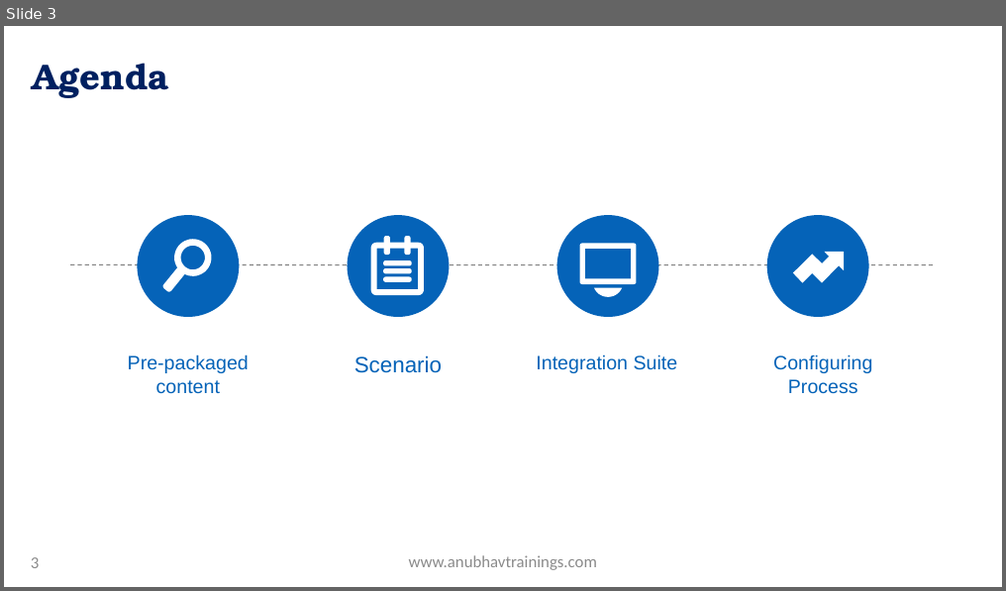
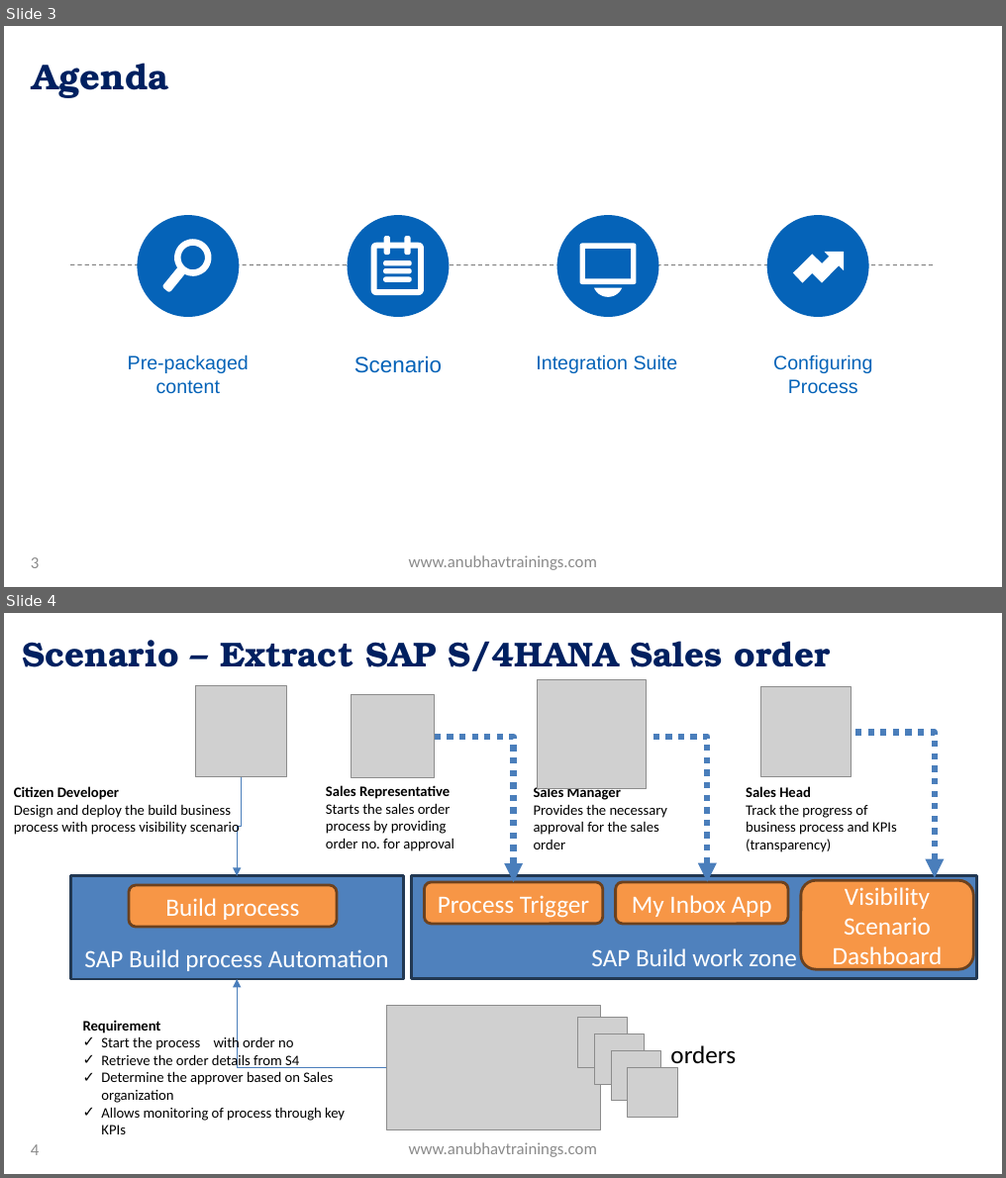
Before and after one commit to soyuztechnologies/SAP_Build_End_to_End, a slide deck: Day 18/SAP Build Training Day 18.pptx. Shown one above the other, each under a label of ours: slide 3 before the commit, slides 3 and 4 after it. The pictures are 1006x591 and 1006x1178 pixels, drawn with LibreOffice and Linux fonts; fonts in the diff are those of the drawing; grey boxes stand for pictures; background and template pictures are left out. Boxes give left, top, right and bottom in pixels: in the first picture for what was removed or moved away, otherwise in the second. Text is boxed around its words. In the diff, an @@ line names an element or a change of style, - is before the commit and + after.

```diff
--- a/Day 18/SAP Build Training Day 18.pptx
+++ b/Day 18/SAP Build Training Day 18.pptx
@@ slide 4 added at (x1=4, y1=613, x2=1002, y2=1174), background picture (left out) @@
@@ title added at (x1=22, y1=640, x2=830, y2=671), 25 pt, text gradient #002060 to #0070C0, bold @@
+Scenario – Extract SAP S/4HANA Sales order
@@ picture added at (x1=196, y1=686, x2=287, y2=777) @@
@@ picture added at (x1=351, y1=695, x2=434, y2=777) @@
@@ picture added at (x1=538, y1=680, x2=647, y2=788) @@
@@ picture added at (x1=761, y1=687, x2=851, y2=776) @@
@@ elbow arrow added from (434, 737) to (514, 882), #4B7EBC 4.5 pt dashed @@
@@ elbow arrow added from (628, 737) to (708, 882), #4B7EBC 4.5 pt dashed @@
@@ elbow arrow added from (855, 733) to (934, 878), #4B7EBC 4.5 pt dashed @@
@@ text added at (x1=14, y1=786, x2=240, y2=837), 10.5 pt, text #000000 @@
+Citizen Developer
+Design and deploy the build business process with process visibility scenario
@@ elbow arrow added from (242, 777) to (237, 876), #4B7EBC 0.75 pt @@
@@ text added at (x1=326, y1=785, x2=454, y2=852), 10.5 pt, text #000000 @@
+Sales Representative
+Starts the sales order process by providing order no. for approval
@@ text added at (x1=534, y1=784, x2=668, y2=850), 10.5 pt, text #000000 @@
+Sales Manager
+Provides the necessary approval for the sales order
@@ text added at (x1=746, y1=786, x2=897, y2=853), 10.5 pt, text #000000 @@
+Sales Head
+Track the progress of business process and KPIs (transparency)
@@ rectangle added at (x1=71, y1=876, x2=403, y2=979), fill #4F81BD, outline #233953 2 pt, 18 pt, text #FFFFFF @@
+SAP Build process Automation
@@ rectangle added at (x1=411, y1=875, x2=977, y2=979), fill #4F81BD, outline #233953 2 pt, 18 pt, text #FFFFFF @@
+SAP Build work zone
@@ rounded rectangle added at (x1=129, y1=885, x2=337, y2=928), fill #F79646, outline #6C421F 2 pt, 18 pt, text #FFFFFF @@
+Build process
@@ rounded rectangle added at (x1=424, y1=882, x2=603, y2=924), fill #F79646, outline #6C421F 2 pt, 18 pt, text #FFFFFF @@
+Process Trigger
@@ rounded rectangle added at (x1=616, y1=882, x2=788, y2=924), fill #F79646, outline #6C421F 2 pt, 18 pt, text #FFFFFF @@
+My Inbox App
@@ rounded rectangle added at (x1=800, y1=880, x2=973, y2=969), fill #F79646, outline #6C421F 2 pt, 18 pt, text #FFFFFF @@
+Visibility Scenario Dashboard
@@ elbow arrow added from (386, 1068) to (237, 979), #4B7EBC 0.75 pt @@
@@ text added at (x1=83, y1=1020, x2=345, y2=1135), 10.5 pt, text #000000 @@
+Requirement
+✓ Start the process with order no
+✓ Retrieve the order details from S4
+✓ Determine the approver based on Sales organization
+✓ Allows monitoring of process through key KPIs
@@ picture added at (x1=386, y1=1005, x2=601, y2=1130) @@
@@ picture added at (x1=578, y1=1018, x2=628, y2=1068) @@
@@ picture added at (x1=595, y1=1034, x2=645, y2=1084) @@
@@ picture added at (x1=611, y1=1052, x2=660, y2=1101) @@
@@ text added at (x1=670, y1=1046, x2=736, y2=1070), 18 pt, text #000000 @@
+orders
@@ picture added at (x1=628, y1=1068, x2=677, y2=1118) @@
@@ page number added at (x1=31, y1=1145, x2=39, y2=1156), 12 pt, text #8C8C8C @@
+4
@@ text added at (x1=409, y1=1143, x2=597, y2=1157), 12 pt, text #8C8C8C @@
+www.anubhavtrainings.com
```
Also in this commit, not shown: 1 slide changed, 1 other slide added, 2 other files.
